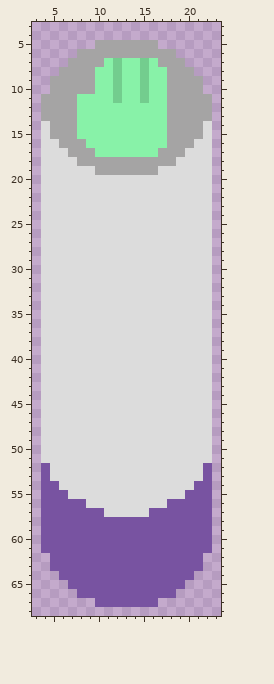
Edited in one commit: sprite sheet (Assets/Sprites/Environment/Switch.png). The picture above was drawn from the file before the commit.
The file is 29x70 pixels. Shown: x 3..23, y 3..68.
And afterwards:
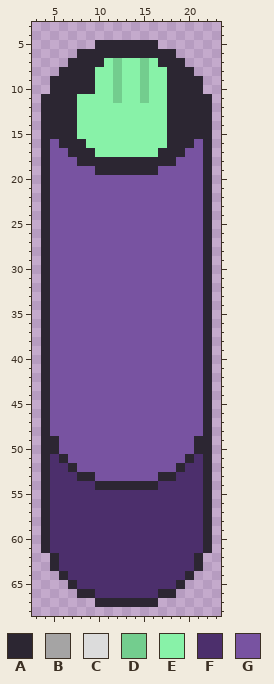
Palette (. is transparent): A #2c2632  B #a5a4a4  C #dcdcdc  D #73cd8e  E #88f2a8  F #4c2f6c  G #7853a1
From old to new:
Changed rows in their new state; - is an unchanged pixel.
first column x 4:
 5 ------AAAAAAA------
 6 ----AAAAAAAAAAA----
 7 ---AAAA------AAA---
 8 --AAAA--------AAA--
 9 -AAAAA--------AAAA-
10 -AAAAA--------AAAA-
11 AAAA----------AAAAA
12 AAAA----------AAAAA
13 AAAA----------AAAAA
14 AAAA----------AAAAA
15 AAAA----------AAAAA
16 AGAAA---------AAAGA
17 AGGAAA-------AAAGGA
18 AGGGAAAAAAAAAAAGGGA
19 AGGGGGAAAAAAAGGGGGA
20 AGGGGGGGGGGGGGGGGGA
21 AGGGGGGGGGGGGGGGGGA
22 AGGGGGGGGGGGGGGGGGA
23 AGGGGGGGGGGGGGGGGGA
24 AGGGGGGGGGGGGGGGGGA
25 AGGGGGGGGGGGGGGGGGA
26 AGGGGGGGGGGGGGGGGGA
27 AGGGGGGGGGGGGGGGGGA
28 AGGGGGGGGGGGGGGGGGA
29 AGGGGGGGGGGGGGGGGGA
30 AGGGGGGGGGGGGGGGGGA
31 AGGGGGGGGGGGGGGGGGA
32 AGGGGGGGGGGGGGGGGGA
33 AGGGGGGGGGGGGGGGGGA
34 AGGGGGGGGGGGGGGGGGA
35 AGGGGGGGGGGGGGGGGGA
36 AGGGGGGGGGGGGGGGGGA
37 AGGGGGGGGGGGGGGGGGA
38 AGGGGGGGGGGGGGGGGGA
39 AGGGGGGGGGGGGGGGGGA
40 AGGGGGGGGGGGGGGGGGA
41 AGGGGGGGGGGGGGGGGGA
42 AGGGGGGGGGGGGGGGGGA
43 AGGGGGGGGGGGGGGGGGA
44 AGGGGGGGGGGGGGGGGGA
45 AGGGGGGGGGGGGGGGGGA
46 AGGGGGGGGGGGGGGGGGA
47 AGGGGGGGGGGGGGGGGGA
48 AGGGGGGGGGGGGGGGGGA
49 AAGGGGGGGGGGGGGGGAA
50 AAGGGGGGGGGGGGGGGAA
51 AFAGGGGGGGGGGGGGAFA
52 AFFAGGGGGGGGGGGAFFA
53 AFFFAAGGGGGGGAAFFFA
54 AFFFFFAAAAAAAFFFFFA
55 AFFFFFFFFFFFFFFFFFA
56 AFFFFFFFFFFFFFFFFFA
57 AFFFFFFFFFFFFFFFFFA
58 AFFFFFFFFFFFFFFFFFA
59 AFFFFFFFFFFFFFFFFFA
60 AFFFFFFFFFFFFFFFFFA
61 AFFFFFFFFFFFFFFFFFA
62 -AFFFFFFFFFFFFFFFA-
63 -AFFFFFFFFFFFFFFFA-
64 --AFFFFFFFFFFFFFA--
65 ---AFFFFFFFFFFFA---
66 ----AAFFFFFFFAA----
67 ------AAAAAAA------
Where, in picture pixels (left, top, right, bottom), the same in both pictures:
changed: (41, 40, 212, 607)
